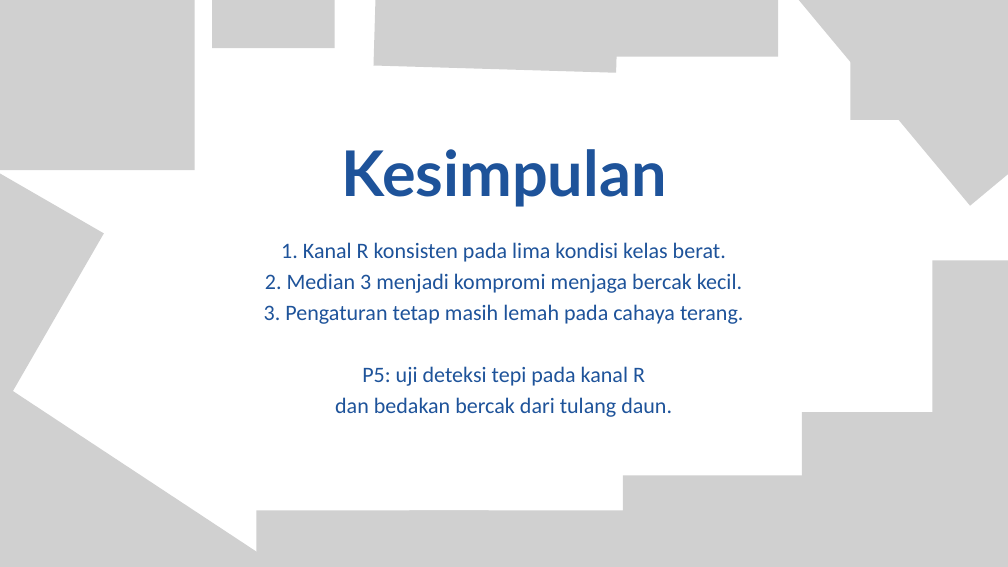
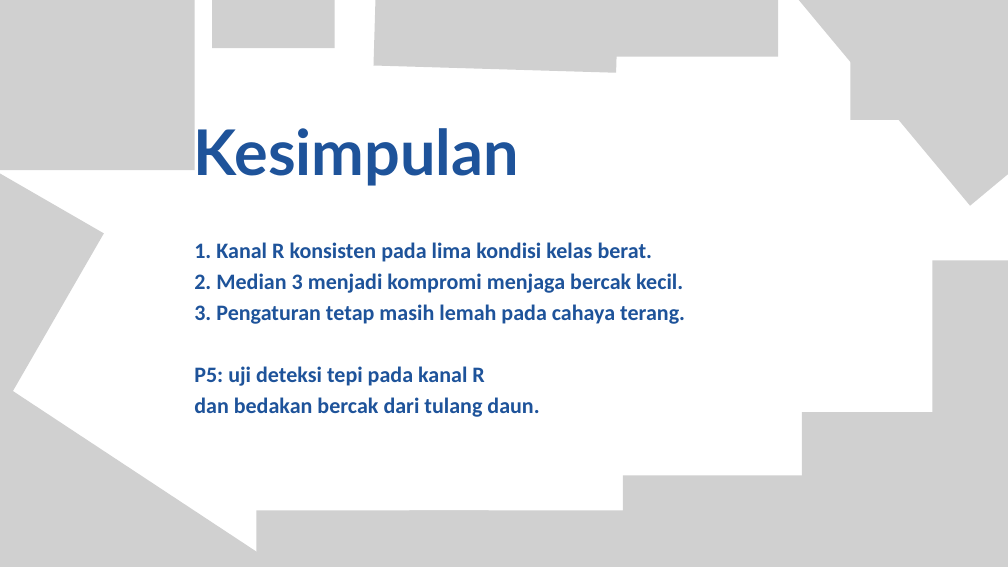
Before and after one commit to ZidaneNaufal1/simuteh-2330511034, a slide deck: slide 12 of laporan/Slide_EvalP1-4_2330511034.pptx. Drawn at 1008x567 pixels with LibreOffice and Linux fonts; fonts in the diff are those of the drawing; grey boxes stand for pictures. Boxes give left, top, right and bottom in pixels: in the first picture for what was removed or moved away, otherwise in the second. Text is boxed around its words. In the diff, an @@ line names an element or a change of style, - is before the commit and + after.

```diff
--- a/laporan/Slide_EvalP1-4_2330511034.pptx
+++ b/laporan/Slide_EvalP1-4_2330511034.pptx
@@ text "Kesimpulan": place and size @@
-text "Kesimpulan" at (341,149,666,207)
+text "Kesimpulan" at (194,128,519,186)
@@ text "1. Kanal R konsisten pada ..." at (194,242,685,417): bold on; alignment centre to left @@
```
Also in this commit, not shown: 11 other slides changed, 6 other files.
